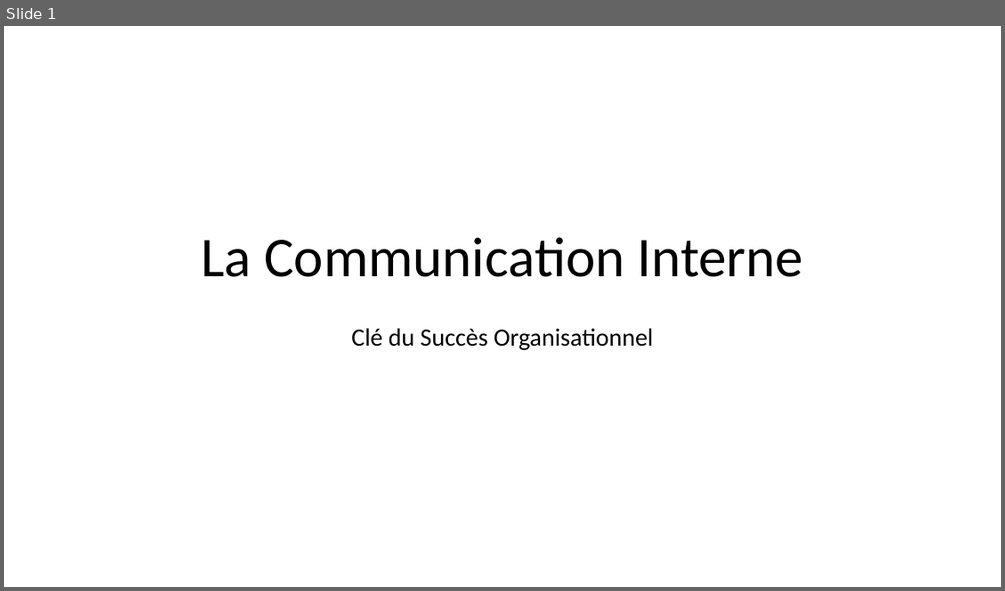
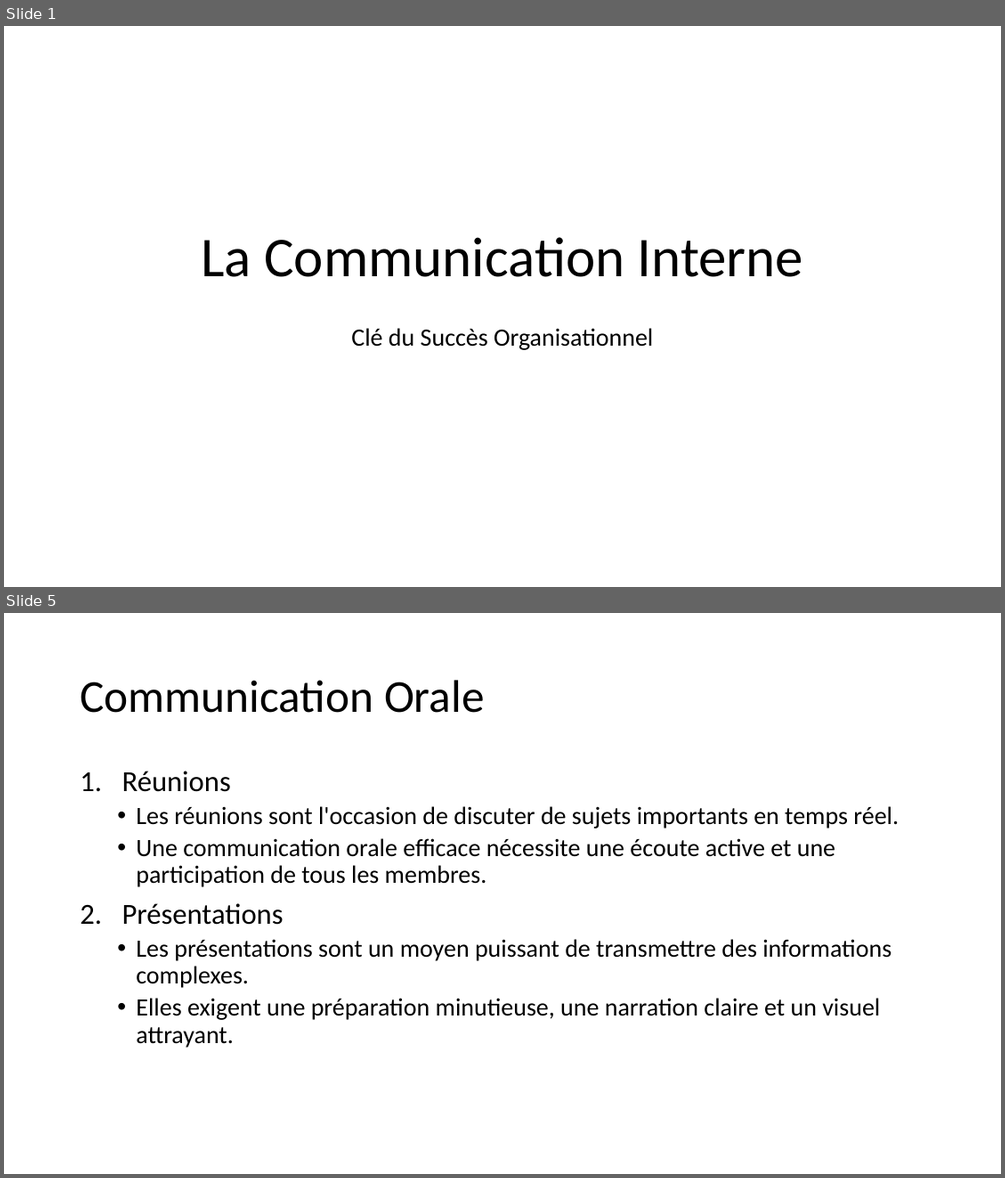
Before and after one commit to HlaimBTW/PPT-CommunicationInterne, a slide deck: Presentation.pptx. Shown one above the other, each under a label of ours: slide 1 before the commit, slides 1 and 5 after it; the slides between them are not shown. The pictures are 1005x591 and 1005x1178 pixels, drawn with LibreOffice and Linux fonts; fonts in the diff are those of the drawing. Boxes give left, top, right and bottom in pixels: in the first picture for what was removed or moved away, otherwise in the second. Text is boxed around its words. In the diff, an @@ line names an element or a change of style, - is before the commit and + after.

```diff
--- a/Presentation.pptx
+++ b/Presentation.pptx
@@ slide 5 added at <box>4,613,1001,1174</box>, background #FFFFFF @@
@@ title added at <box>80,680,485,713</box>, 44 pt, text #000000 @@
+Communication Orale
@@ text added at <box>122,771,898,1047</box>, 24 pt, text #000000 @@
+1. Réunions
+  • Les réunions sont l'occasion de discuter de sujets importants en temps réel.
+  • Une communication orale efficace nécessite une écoute active et une participation de tous les membres.
+2. Présentations
+  • Les présentations sont un moyen puissant de transmettre des informations complexes.
+  • Elles exigent une préparation minutieuse, une narration claire et un visuel attrayant.
```
Also in this commit, not shown: 7 other slides added, 1 slide removed.
